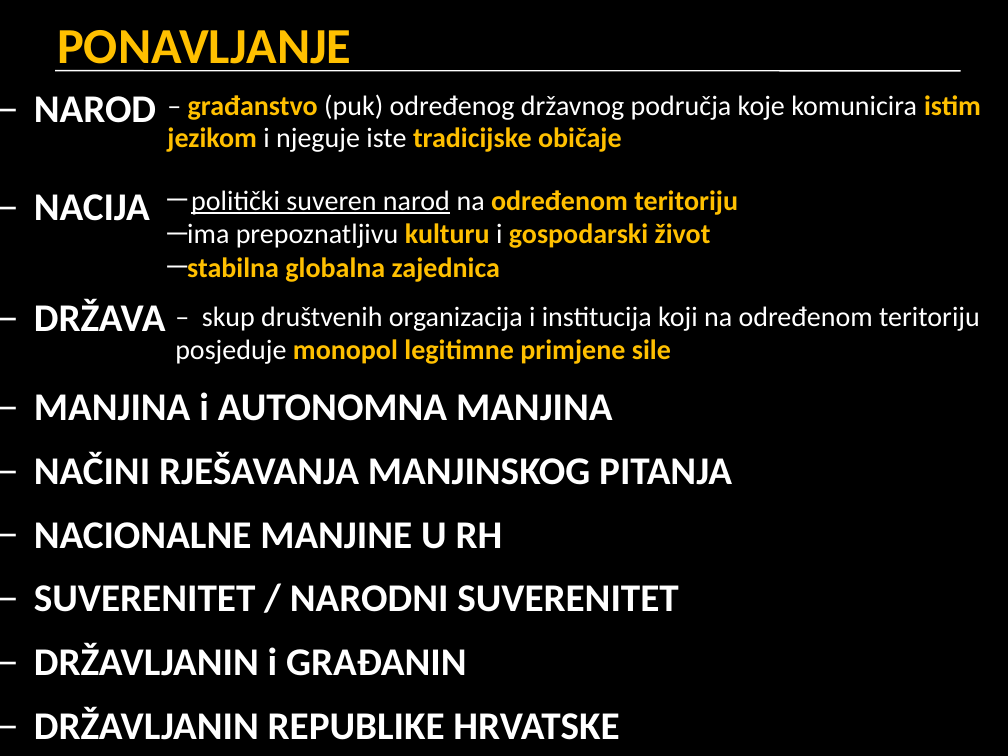
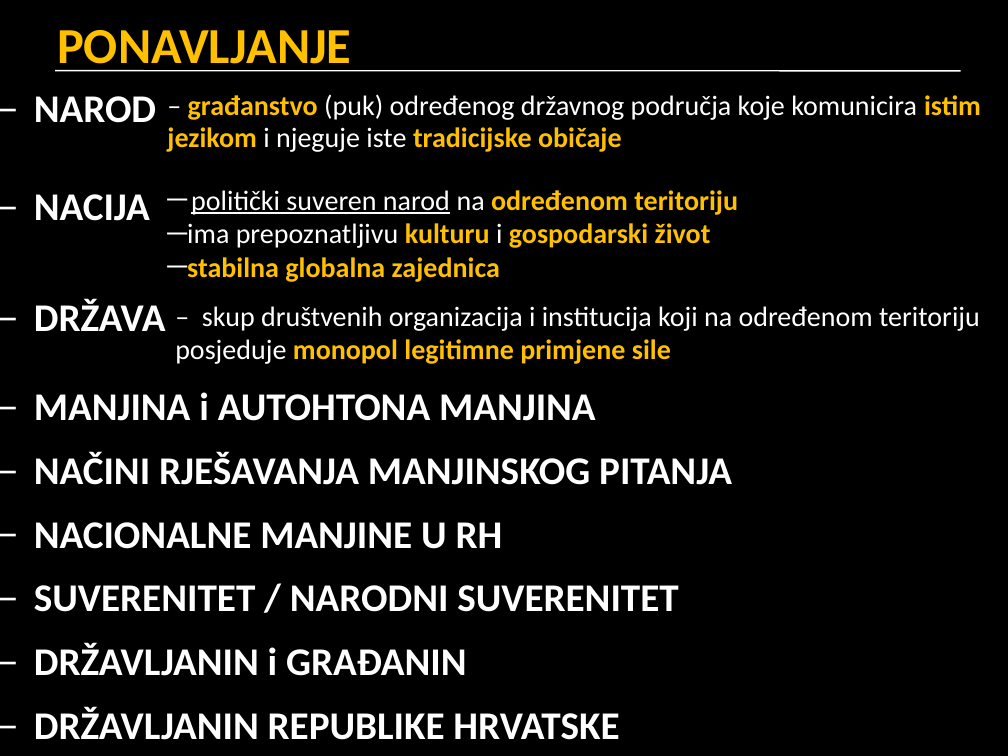
Before and after one commit to cornx/print, a slide deck: slide 27 of data/prezentacije/politika/002_narod_nacija_manjina_gradjani_drzavljani_RH.pptx (slide 23 before the commit). Drawn at 1008x756 pixels with LibreOffice and Linux fonts; fonts in the diff are those of the drawing. Boxes give left, top, right and bottom in pixels: in the first picture for what was removed or moved away, otherwise in the second. Text is boxed around its words. In the diff, an @@ line names an element or a change of style, - is before the commit and + after.

```diff
--- a/data/prezentacije/politika/002_narod_nacija_manjina_gradjani_drzavljani_RH.pptx
+++ b/data/prezentacije/politika/002_narod_nacija_manjina_gradjani_drzavljani_RH.pptx
@@ text at box(34, 392, 596, 421): text changed @@
-– MANJINA i AUTONOMNA MANJINA
+– MANJINA i AUTOHTONA MANJINA
```
Also in this commit, not shown: 14 other slides changed, 4 slides added.
